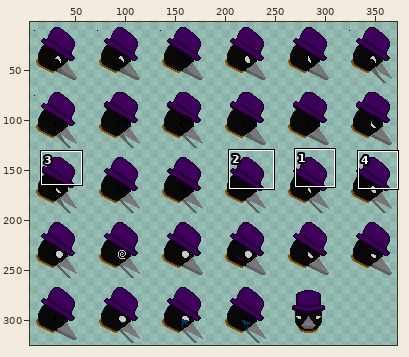
File history of a sprite sheet, Amity Chain (Art Files)/Digital Art/Sprites/Effects and UI/Portraits/raven_portraits.png. The picture above shows the old version from afar; the outline marks the close-up.
Close-up. Old version:
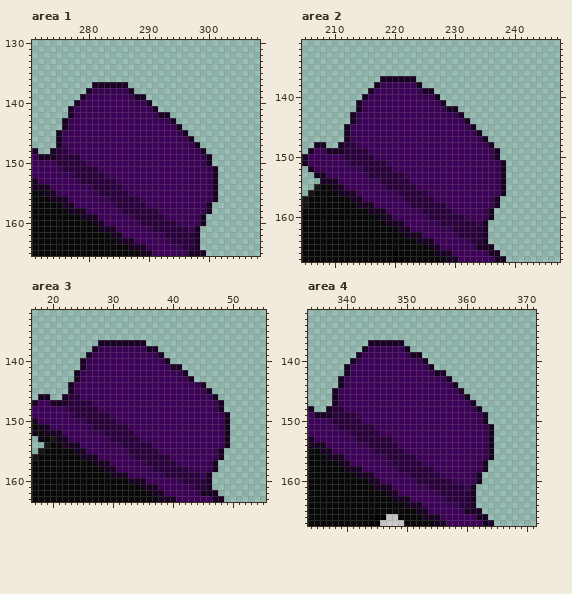
The file is 378x325 pixels. Colours within 5 levels of each other are drawn and written as one. Shown: area 1: x 271..308, y 130..165; area 2: x 205..247, y 131..167; area 3: x 17..55, y 132..163; area 4: x 334..371, y 132..167. The wide view leaves out empty margins. The commit also changed other parts of the picture, which this record leaves out.
The result:
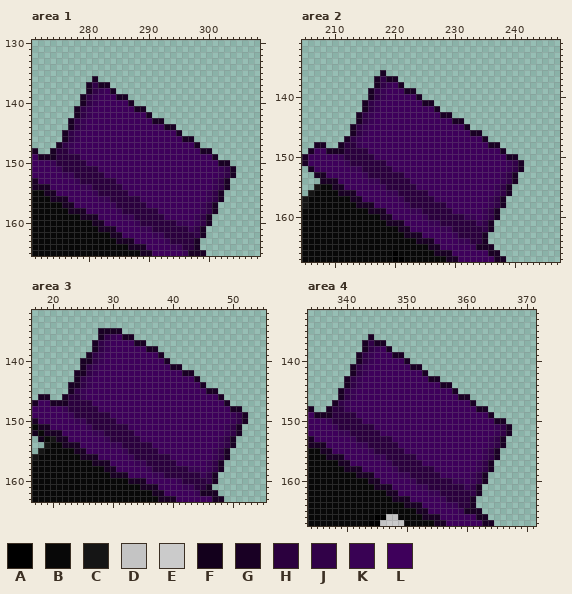
Palette (. is transparent): A #000000  B #080808  C #151515  D #c4c4c4  E #cbcbcb  F #13001c  G #190024  H #2b003e  J #310148  K #390254  L #3e005b
What changed:
Area 1:
y 136: x 281 . -> G
y 137: x 280..281 .G -> GJ; x 284..286 GGG -> ...
y 138: x 281 K -> J; x 283..287 KKKKG -> LG...
y 139: x 280..281 KL -> JK; x 285..289 LLKGG -> GG...
y 140: x 278..281 GKLL -> .GJK; x 287..290 LKKG -> G...
y 141: x 277..280 GKLL -> .GJK; x 288..291 LLKG -> GG..
y 142: x 277..280 GKLL -> .GJK; x 290..293 LKGG -> G...
y 143: x 276..279 GKLL -> .GJK; x 291..294 LKKG -> GG..
y 144: x 276..279 GKLL -> .GJK; x 293..295 LKG -> GG.
y 145: x 275..278 GKLL -> .GJK; x 295..296 KG -> G.
y 146: x 275..278 GKLL -> .GJK; x 296 K -> G
y 147: x 276..277 KL -> JK; x 297 K -> L
y 148: x 277 L -> K; x 298 K -> L; x 300 . -> G
y 149: x 299..301 KG. -> LLG
y 150: x 299..303 KG... -> LLLGG
y 151..152: x 300..304 KG... -> LLKJG
y 153..154: x 300..303 KG.. -> LKJG
y 155..156: x 301..302 G. -> JG
y 157..158: x 300..301 G. -> JG
y 159..160: x 299..300 G. -> JG
y 161..162: x 298..299 G. -> JG
Area 2:
y 136: x 218 . -> G
y 137: x 217..218 .G -> GJ; x 221..223 GGG -> ...
y 138: x 218 K -> J; x 220..224 KKKKG -> LG...
y 139: x 217..218 KL -> JK; x 222..226 LLKGG -> GG...
y 140: x 215..218 GKLL -> .GJK; x 224..227 LKKG -> G...
y 141: x 214..217 GKLL -> .GJK; x 225..228 LLKG -> GG..
y 142: x 214..217 GKLL -> .GJK; x 227..230 LKGG -> G...
y 143: x 213..216 GKLL -> .GJK; x 228..231 LKKG -> GG..
y 144: x 213..216 GKLL -> .GJK; x 230..232 LKG -> GG.
y 145: x 212..215 GKLL -> .GJK; x 232..233 KG -> G.
y 146: x 212..215 GKLL -> .GJK; x 233 K -> G
y 147: x 213..214 KL -> JK; x 234 K -> L
y 148: x 214 L -> K; x 235 K -> L; x 237 . -> G
y 149: x 236..238 KG. -> LLG
y 150: x 236..240 KG... -> LLLGG
y 151..152: x 237..241 KG... -> LLKJG
y 153..154: x 237..240 KG.. -> LKJG
y 155..156: x 238..239 G. -> JG
y 157..158: x 237..238 G. -> JG
y 159..160: x 236..237 G. -> JG
y 161..162: x 235..236 G. -> JG
Area 3:
y 135: x 28..31 .... -> GGGG
y 136: x 28..33 ...... -> GJKLGG
y 137: x 27..33 .GGGGGG -> GJKLLLL
y 138: x 28 K -> J; x 30..35 KKKKKK -> LLLLLL
y 139: x 27..28 KL -> JK; x 36..37 KK -> LL
y 140: x 26..28 KLL -> GJK; x 38 K -> L
y 141: x 26..27 KL -> JK; x 39 K -> L
y 142: x 25..27 KLL -> GJK; x 40..41 KK -> LL; x 43 . -> G
y 143: x 25..26 KL -> JK; x 42..44 KG. -> LLG
y 144: x 24..26 KLL -> GJK; x 44 K -> L
y 145: x 24..25 KL -> JK; x 45 K -> L; x 47 . -> G
y 146: x 25 L -> K; x 46..48 KG. -> LLG
y 147: x 47..49 KG. -> LLG
y 148: x 47..51 KG... -> LLLGG
y 149..150: x 48..52 KG... -> LLKJG
y 151..152: x 48..51 KG.. -> LKJG
y 153..154: x 49..50 G. -> JG
y 155..156: x 48..49 G. -> JG
y 157..158: x 47..48 G. -> JG
y 159..160: x 46..47 G. -> JG
Area 4:
y 136: x 344 . -> G
y 137: x 343..344 .G -> GJ; x 347..349 GGG -> ...
y 138: x 344 K -> J; x 346..350 KKKKG -> LG...
y 139: x 343..344 KL -> JK; x 348..352 LLKGG -> GG...
y 140: x 341..344 GKLL -> .GJK; x 350..353 LKKG -> G...
y 141: x 340..343 GKLL -> .GJK; x 351..354 LLKG -> GG..
y 142: x 340..343 GKLL -> .GJK; x 353..356 LKGG -> G...
y 143: x 339..342 GKLL -> .GJK; x 354..357 LKKG -> GG..
y 144: x 339..342 GKLL -> .GJK; x 356..358 LKG -> GG.
y 145: x 338..341 GKLL -> .GJK; x 358..359 KG -> G.
y 146: x 338..341 GKLL -> .GJK; x 359 K -> G
y 147: x 339..340 KL -> JK; x 360 K -> L
y 148: x 340 L -> K; x 361 K -> L; x 363 . -> G
y 149: x 362..364 KG. -> LLG
y 150: x 362..366 KG... -> LLLGG
y 151..152: x 363..367 KG... -> LLKJG
y 153..154: x 363..366 KG.. -> LKJG
y 155..156: x 364..365 G. -> JG
y 157..158: x 363..364 G. -> JG
y 159..160: x 362..363 G. -> JG
y 161..162: x 361..362 G. -> JG
Boxes around the changes in both close-ups, in picture pixels (x1, y1, x2, y2):
changed: (56, 76, 236, 238)
changed: (344, 70, 524, 232)
changed: (74, 328, 248, 484)
changed: (332, 334, 512, 496)
